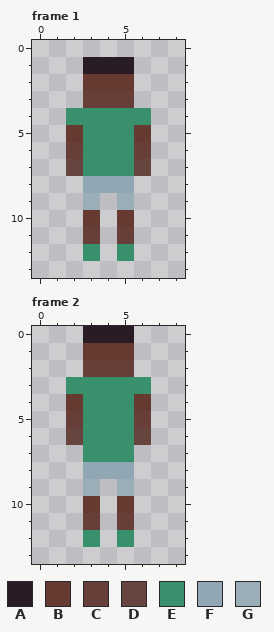
Pixel-art file -- Assets/PersonalAssets/NPC/Day3/ManDayThreeCorrectFrontIdle.aseprite. The first picture shows the starting point.
9x14 pixels, 3 frames. Colours within 5 levels of each other are drawn and written as one. Shown: frame 1, frame 2. The commit also changed other frames, which this record leaves out.
Palette (. is transparent): A #291c25  B #663931  C #673f38  D #67443e  E #38916c  F #91a7b3  G #9badb7
After the commit:
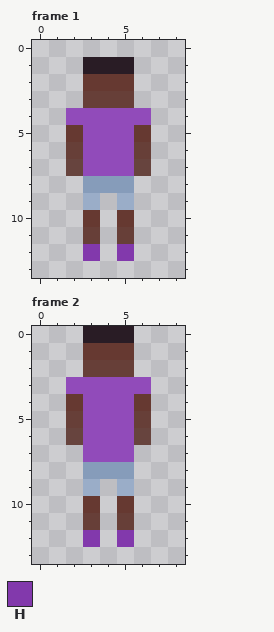
Colours new in this view: H #8239ac
Author's note on the commit: Asset update Added new skins for NPCs on day 3
Diff:
@@ palette @@
-E #38916c
+E #914bba
-F #91a7b3
+F #869cba
-G #9badb7
+G #9aadc8
--- frame 1
@@ x 0..8 @@
 11 ...C.C...
-12 ...E.E...
+12 ...H.H...
 13 .........
--- frame 2: the same change as frame 1
Pixel boxes of the changes (left, top, right, bottom) in both pictures:
changed: (66, 108, 151, 261)
changed: (66, 377, 151, 547)
